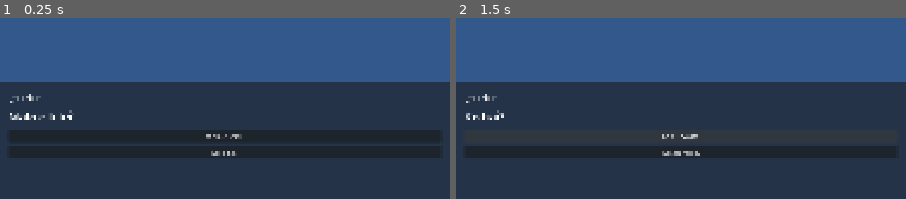
Above: before the commit, frames 1-2 (left to right).
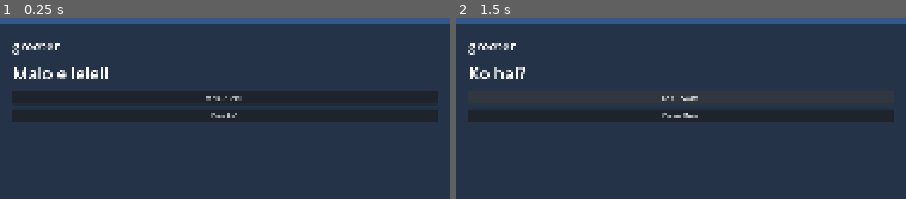
Above: after the commit, the same moments.

Repository: stackmochris/tongan-wedding-scroller
Game: Godot game, scene res://scenes/main.tscn
The game is run twice, just before and just after one commit, with the same random seed, the same clock (stepped at 60 frames per second) and the same inputs.
Inputs:
- Up to frame 1 (0.25 s): no input
- Up to frame 2 (1.5 s): click "Malo e lelei." at 0.5 s; click "Ko au Sione." at 1.25 s

The runs differ from the first frame. In frame 1, 57% of the frame differs, in the area x 0-100%, y 3-78%; in frame 2, 45%.

Commit message:
Enlarge dialogue text for readability

Diff:
--- a/scenes/ui/dialogue_box.tscn
+++ b/scenes/ui/dialogue_box.tscn
@@ -10,7 +10,7 @@
 anchor_top = 1.0
 anchor_right = 1.0
 anchor_bottom = 1.0
-offset_top = -280.0
+offset_top = -420.0
 grow_horizontal = 2
 grow_vertical = 0
 
@@ -19,25 +19,25 @@
 anchors_preset = 15
 anchor_right = 1.0
 anchor_bottom = 1.0
-offset_left = 20.0
-offset_top = 20.0
-offset_right = -20.0
-offset_bottom = -20.0
+offset_left = 30.0
+offset_top = 30.0
+offset_right = -30.0
+offset_bottom = -30.0
 grow_horizontal = 2
 grow_vertical = 2
-theme_override_constants/separation = 12
+theme_override_constants/separation = 16
 
 [node name="Speaker" type="Label" parent="Panel/VBox"]
 layout_mode = 2
-theme_override_font_sizes/font_size = 22
+theme_override_font_sizes/font_size = 32
 text = "Speaker"
 
 [node name="Line" type="Label" parent="Panel/VBox"]
 layout_mode = 2
-theme_override_font_sizes/font_size = 28
+theme_override_font_sizes/font_size = 40
 autowrap_mode = 3
 text = "Line text"
 
 [node name="Choices" type="VBoxContainer" parent="Panel/VBox"]
 layout_mode = 2
-theme_override_constants/separation = 8
+theme_override_constants/separation = 12
Not shown: 1 places in scenes/ui/dialogue_box.tscn that only renumber resources
